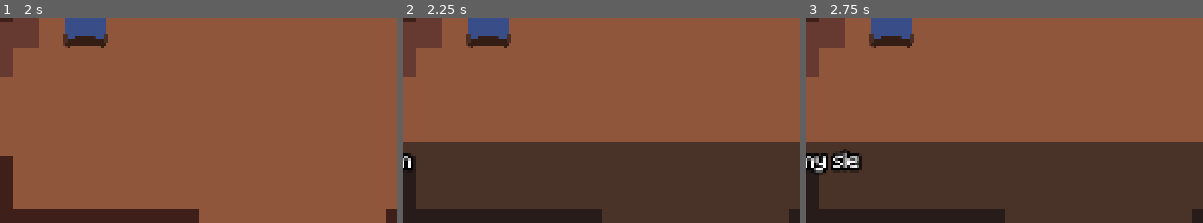
Above: before the commit, frames 1-3 (left to right).
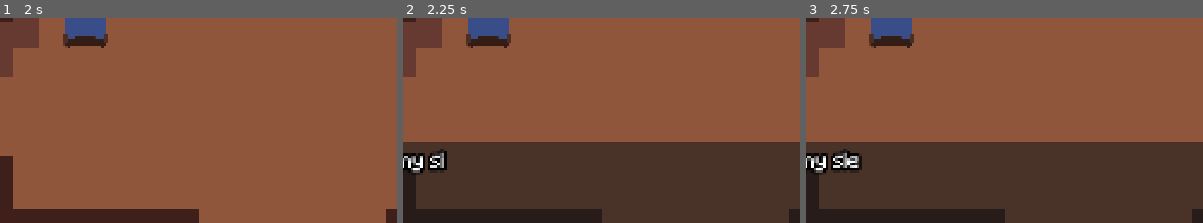
Above: after the commit, the same moments.

Repository: etper/pimpek-rpg-game
Game: Godot game, scene res://main.tscn
The game is run twice, just before and just after one commit, with the same random seed, the same clock (stepped at 60 frames per second) and the same inputs.
Inputs:
- Up to frame 1 (2 s): tap Enter at 0.5 s; hold D (move_right) 0.53-1.28 s; hold Shift (sprint) 0.53-1.28 s; tap Z (interact) at 0.6, 1.55 s; hold S (move_down) from 1.28 s (still down); tap Shift (sprint) at 1.35 s
- Up to frame 2 (2.25 s): tap Space at 2 s; release S (move_down) at 2.03 s; hold D (move_right) from 2.03 s (still down); hold Shift (sprint) from 2.03 s (still down); tap Z (interact) at 2.1 s
- Up to frame 3 (2.75 s): keep holding D (move_right); keep holding Shift (sprint)
The pictures show only the part of the screen within x 11-61%, y 40-90%; the shares and areas given below are measured in that part.

Frame 1 is identical in both runs. In frame 2, 0.8% of the frame differs, in the area x 2-12%, y 63-77%; in frame 3, nothing differs.

Commit message:
faster text scrolling

Diff:
--- a/scenes/battle.gd
+++ b/scenes/battle.gd
@@ -52,14 +52,17 @@
 	match state:
 		BattleState.MENU:
 			if Input.is_action_just_pressed("move_down"):
+				SoundManager.play_scroll()
 				selected = (selected + 1) % menu_labels.size()
 				update_menu()
 
 			elif Input.is_action_just_pressed("move_up"):
+				SoundManager.play_scroll()
 				selected = (selected - 1 + menu_labels.size()) % menu_labels.size()
 				update_menu()
 
 			elif Input.is_action_just_pressed("interact"):
+				SoundManager.play_interact()
 				choose_option()
 
 		BattleState.ITEM_MENU:
--- a/scripts/dialogue.gd
+++ b/scripts/dialogue.gd
@@ -15,6 +15,8 @@
 var selected := 0
 var choices := []
 
+@export var fast_text_multiplier := 4.0
+
 func show_dialogue(text: String):
 	box.show()
 	options_label.hide()
@@ -24,7 +26,12 @@
 
 	for c in text:
 		label.text += c
-		await get_tree().create_timer(1.0 / letters_per_second).timeout
+
+		var speed = letters_per_second
+		if Input.is_action_pressed("sprint"): # LSHIFT
+			speed *= fast_text_multiplier
+
+		await get_tree().create_timer(1.0 / speed).timeout
 
 	finished = true
 
Not shown, added: sfx/dialogue scroll.wav
